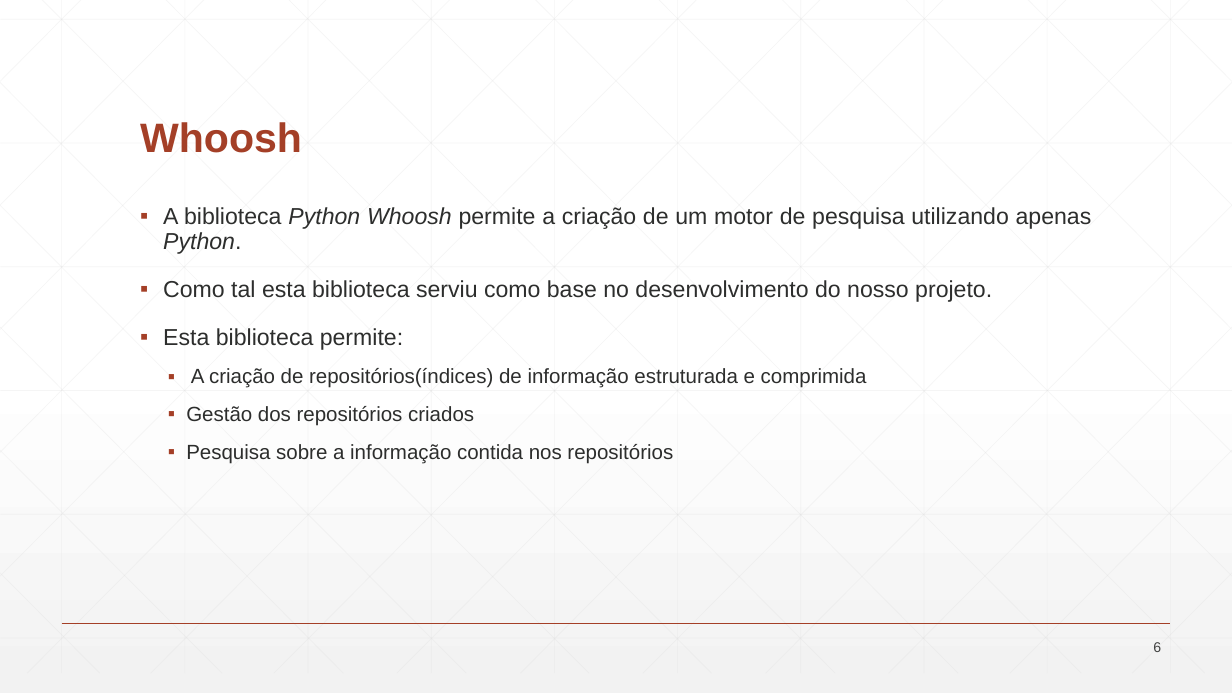
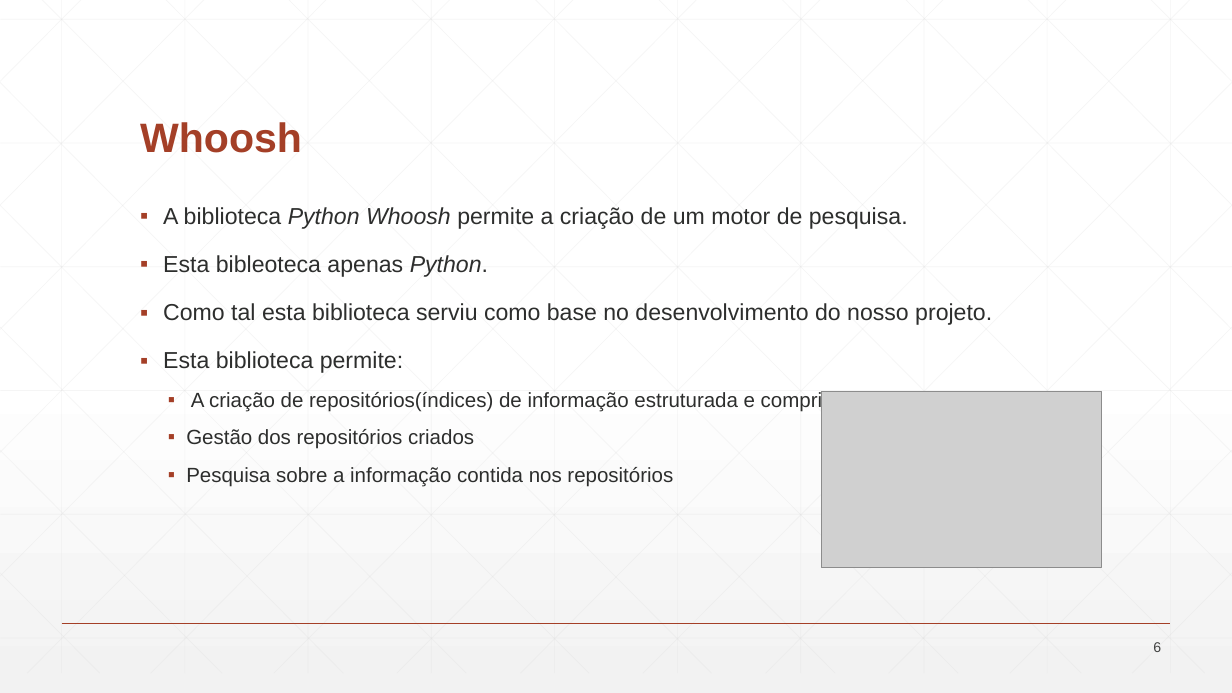
Before and after one commit to Rajang21/Projeto-Final, a slide deck: slide 6 of Apresentacao_Final.pptx. Drawn at 1232x693 pixels with LibreOffice and Linux fonts; fonts in the diff are those of the drawing; grey boxes stand for pictures. Boxes give left, top, right and bottom in pixels: in the first picture for what was removed or moved away, otherwise in the second. Text is boxed around its words. In the diff, an @@ line names an element or a change of style, - is before the commit and + after.

```diff
--- a/Apresentacao_Final.pptx
+++ b/Apresentacao_Final.pptx
@@ text at box(163, 207, 908, 277): text changed @@
-▪ A biblioteca Python Whoosh permite a criação de um motor de pesquisa utilizando apenas Python.
+▪ A biblioteca Python Whoosh permite a criação de um motor de pesquisa.
+▪ Esta bibleoteca apenas Python.
@@ picture added at box(822, 392, 1102, 568) @@
```
Also in this commit, not shown: 3 other slides changed, 2 slides added, 1 slide removed.
